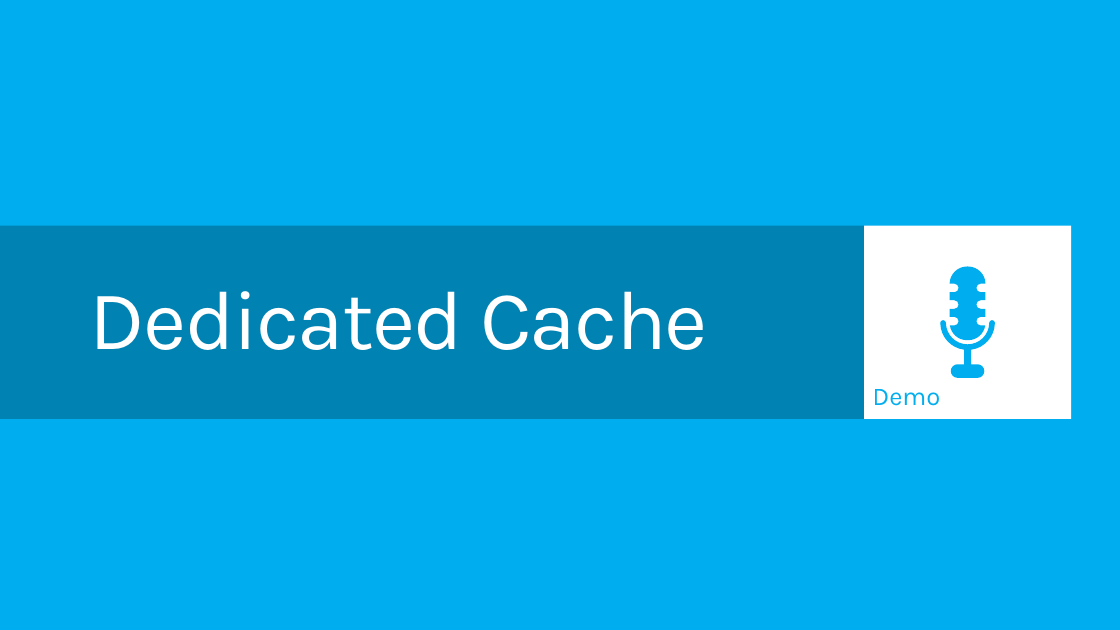
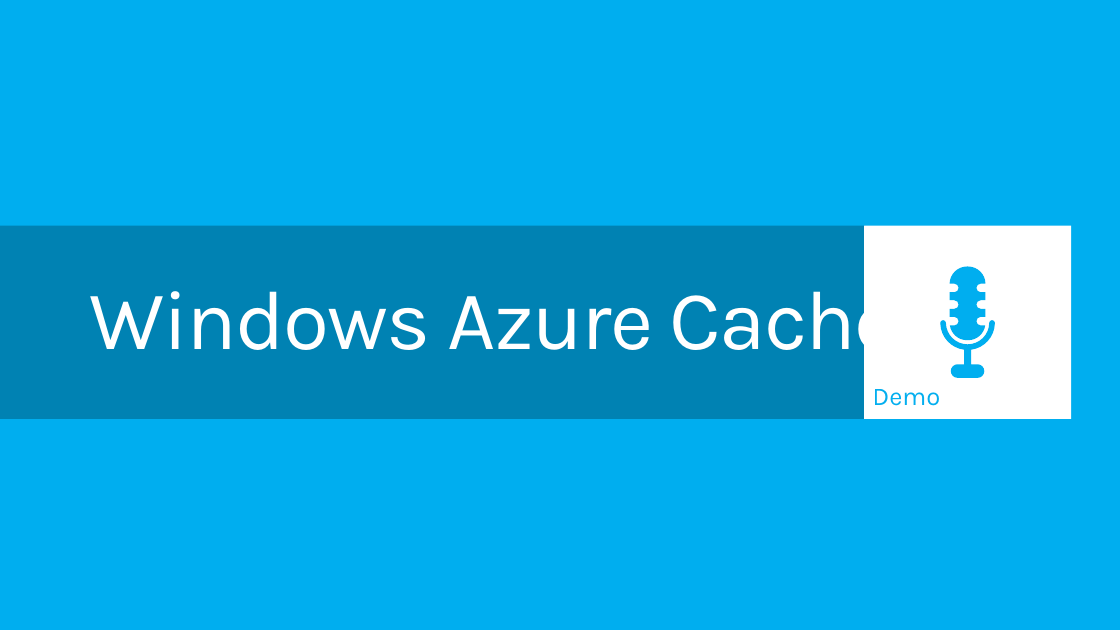
Before and after one commit to WindowsAzure-TrainingKit/PRESENTATION-DevCamps-CloudServices, a slide deck: slide 44 of DevCamps-CloudServices.pptx. Drawn at 1120x630 pixels with LibreOffice and Linux fonts; fonts in the diff are those of the drawing. Boxes give left, top, right and bottom in pixels: in the first picture for what was removed or moved away, otherwise in the second. Text is boxed around its words. In the diff, an @@ line names an element or a change of style, - is before the commit and + after.

```diff
--- a/DevCamps-CloudServices.pptx
+++ b/DevCamps-CloudServices.pptx
@@ title at [90,273,898,369]: text changed @@
-Dedicated Cache
+Windows Azure Cache
```
Also in this commit, not shown: 2 other slides changed.
